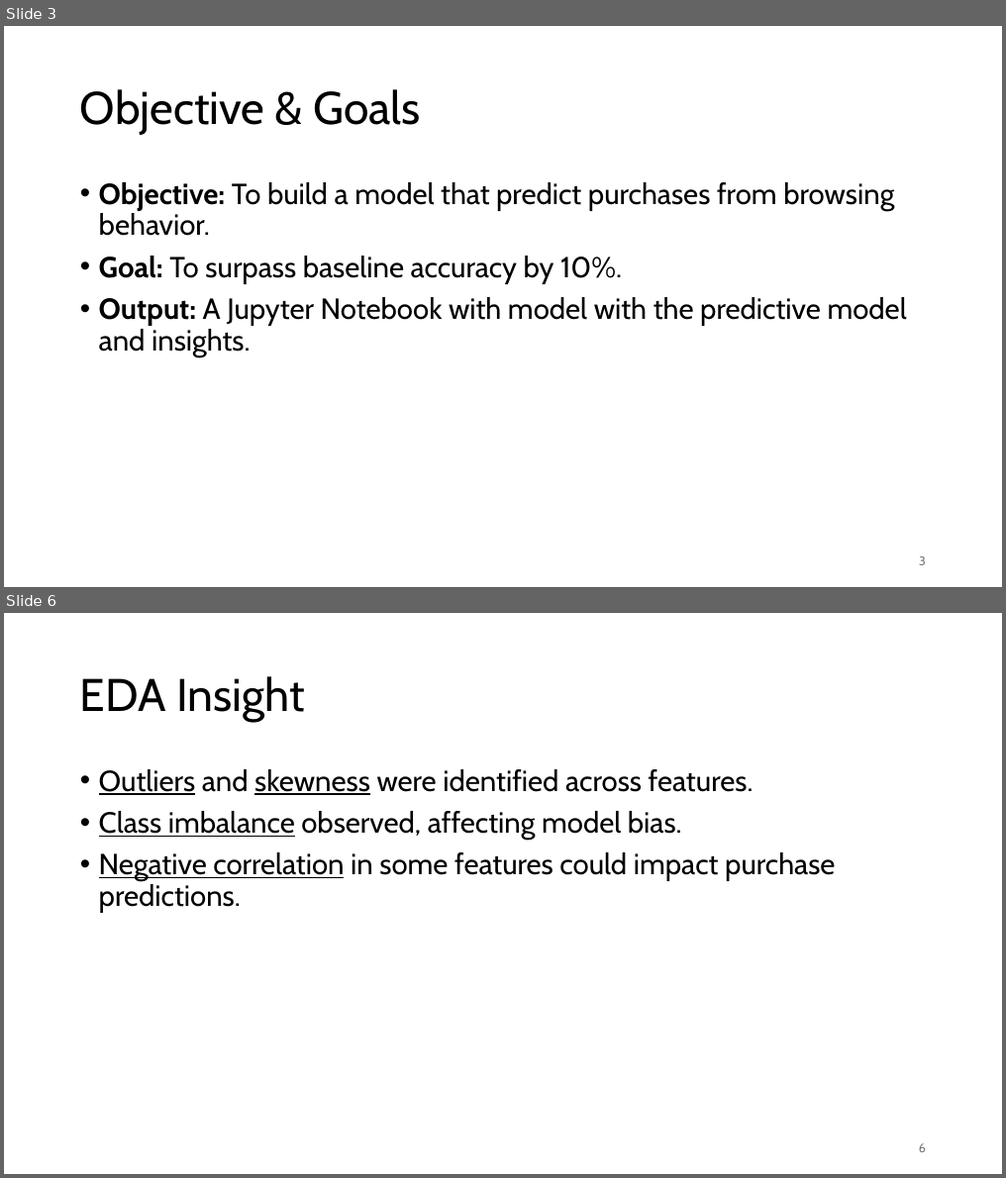
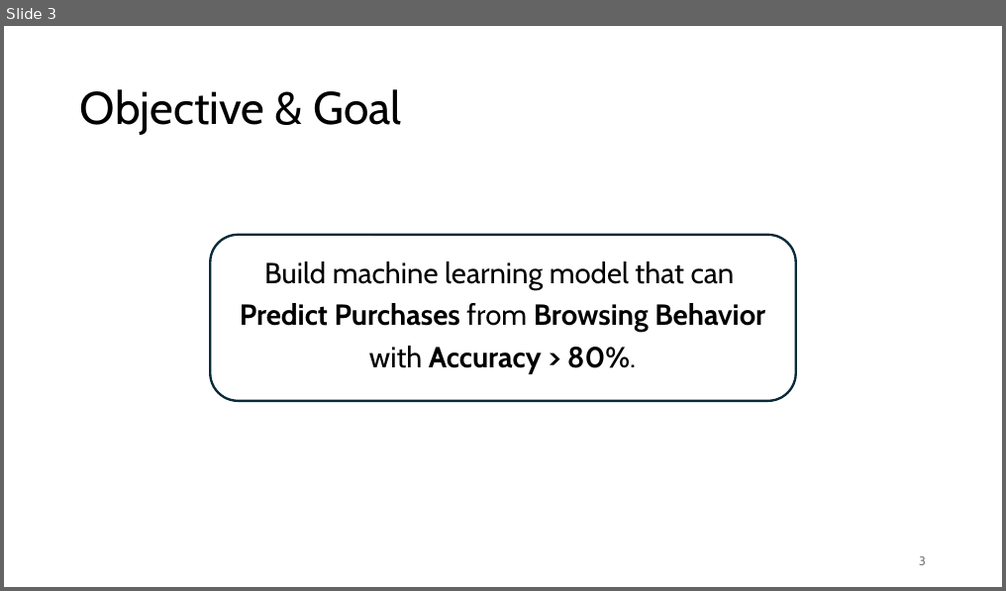
Before and after one commit to mzfauzi89/Capstone-Project, a slide deck: CP_Online Shopper Purchase Prediction.pptx. Shown one above the other, each under a label of ours: slides 3 and 6 before the commit, slide 3 after it; the slides between them are not shown. The pictures are 1006x1178 and 1006x591 pixels, drawn with LibreOffice and Linux fonts; fonts in the diff are those of the drawing; background and template pictures are left out. Boxes give left, top, right and bottom in pixels: in the first picture for what was removed or moved away, otherwise in the second. Text is boxed around its words. In the diff, an @@ line names an element or a change of style, - is before the commit and + after.

Commit message:
Update CP_Online Shopper Purchase Prediction

```diff
--- a/CP_Online Shopper Purchase Prediction.pptx
+++ b/CP_Online Shopper Purchase Prediction.pptx
@@ slide 6 removed at [4,613,1002,1174], background #FFFFFF @@
@@ title removed at [80,676,304,722] @@
-EDA Insight
@@ text removed at [99,769,835,913] @@
-• Outliers and skewness were identified across features.
-• Class imbalance observed, affecting model bias.
-• Negative correlation in some features could impact purchase predictions.
@@ page number removed at [919,1144,926,1153] @@
-6
@@ slide 3 changed as well @@
@@ title at [80,89,401,135]: text changed @@
-Objective & Goals
+Objective & Goal
@@ rounded rectangle added at [210,235,795,401], fill #FFFFFF, outline #092A39 2.25 pt @@
@@ text at [240,262,765,374]: text changed; bold on @@
-• Objective: To build a model that predict purchases from browsing behavior.
-• Goal: To surpass baseline accuracy by 10%.
-• Output: A Jupyter Notebook with model with the predictive model and insights.
+Build machine learning model that can
+Predict Purchases from Browsing Behavior
+with Accuracy > 80%.
```
Also in this commit, not shown: 9 other slides changed, 5 slides added, 4 other slides removed.
